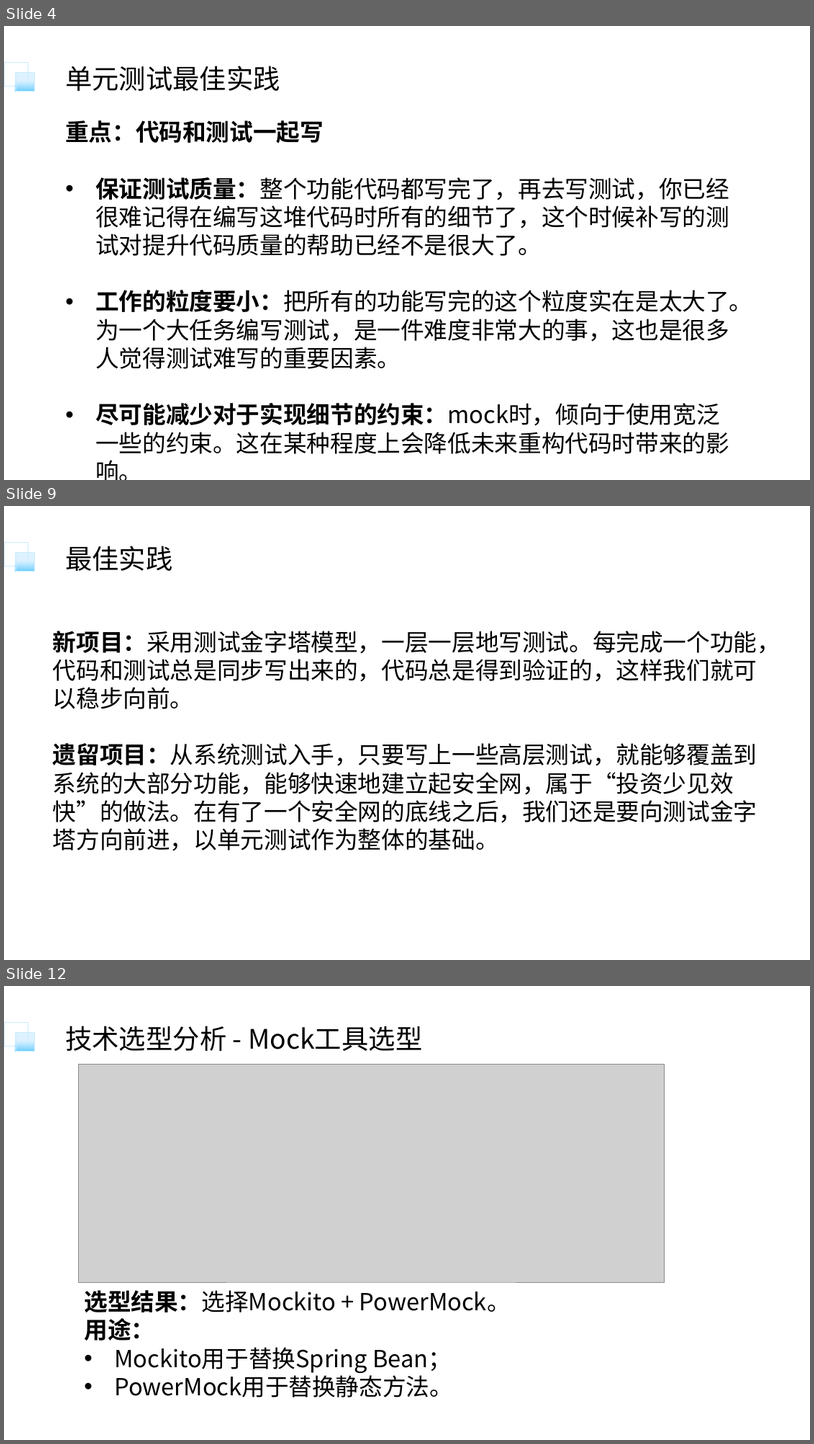
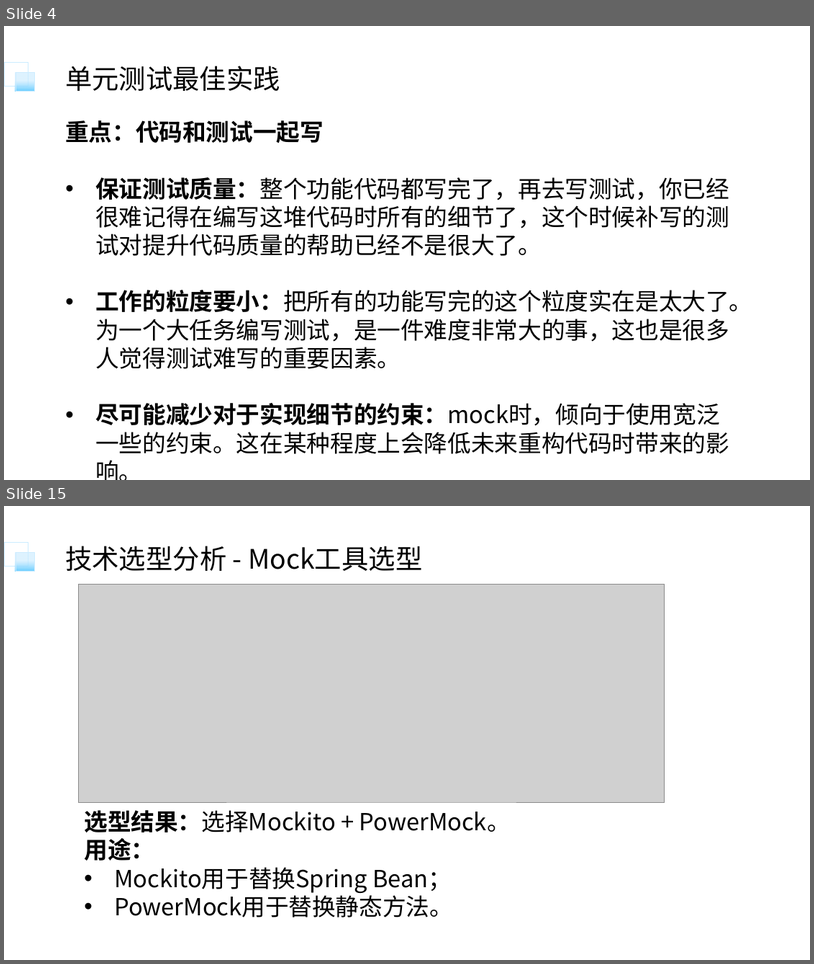
Before and after one commit to bitkylin/featureLab, a slide deck: learning/流程引擎断网环境下集成测试的实践/分享/流程引擎断网环境下集成测试的实践.pptx. Shown one above the other, each under a label of ours: slides 4, 9 and 12 before the commit, slides 4 and 15 after it; the slides between them are not shown. The pictures are 814x1444 and 814x964 pixels, drawn with LibreOffice and Linux fonts; fonts in the diff are those of the drawing; grey boxes stand for pictures. Boxes give left, top, right and bottom in pixels: in the first picture for what was removed or moved away, otherwise in the second. Text is boxed around its words. In the diff, an @@ line names an element or a change of style, - is before the commit and + after.

```diff
--- a/learning/流程引擎断网环境下集成测试的实践/分享/流程引擎断网环境下集成测试的实践.pptx
+++ b/learning/流程引擎断网环境下集成测试的实践/分享/流程引擎断网环境下集成测试的实践.pptx
@@ slide 9 removed at (x1=4, y1=506, x2=810, y2=960), background #FFFFFF; not listed: 2 template elements that a slide beside it also shows @@
@@ title removed at (x1=65, y1=546, x2=172, y2=571) @@
-最佳实践
@@ text removed at (x1=53, y1=631, x2=781, y2=851) @@
-新项目：采用测试金字塔模型，一层一层地写测试。每完成一个功能，代码和测试总是同步写出来的，代码总是得到验证的，这样我们就可以稳步向前。
-遗留项目：从系统测试入手，只要写上一些高层测试，就能够覆盖到系统的大部分功能，能够快速地建立起安全网，属于“投资少见效快”的做法。在有了一个安全网的底线之后，我们还是要向测试金字塔方向前进，以单元测试作为整体的基础。
@@ what was slide 12 is now slide 15 @@
```
Also in this commit, not shown: 9 slides changed, 2 slides added, 2 other slides removed, 5 other files.
